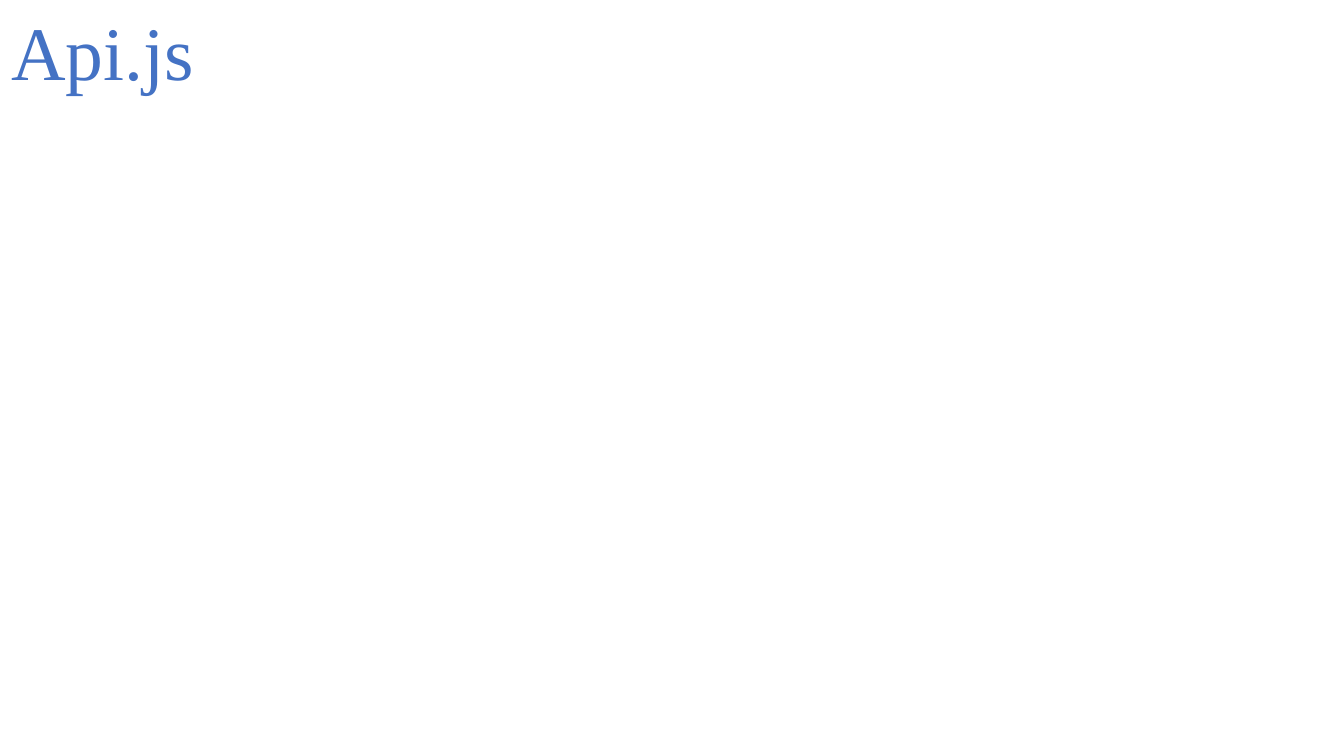
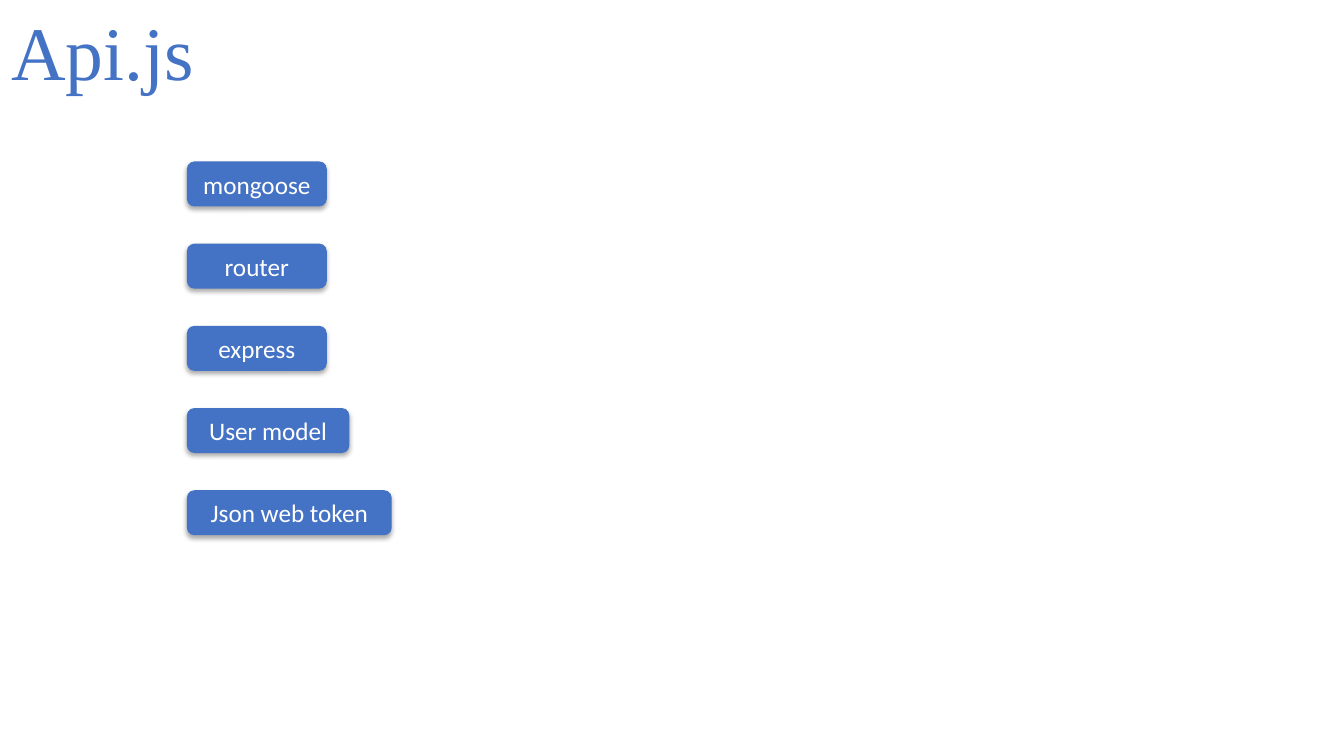
Before and after one commit to fxanhkhoa/School_Management_System, a slide deck: slide 3 of Documents/design/Nodejs-Restful-API/restful-api-design.pptx. Drawn at 1344x756 pixels with LibreOffice and Linux fonts; fonts in the diff are those of the drawing. Boxes give left, top, right and bottom in pixels: in the first picture for what was removed or moved away, otherwise in the second. Text is boxed around its words. In the diff, an @@ line names an element or a change of style, - is before the commit and + after.

Commit message:
finish authentication
- add verify token
- add token interceptor
- add logout

```diff
--- a/Documents/design/Nodejs-Restful-API/restful-api-design.pptx
+++ b/Documents/design/Nodejs-Restful-API/restful-api-design.pptx
@@ rounded rectangle added at (x1=187, y1=161, x2=327, y2=207), fill #4472C4, 18 pt, text #FFFFFF @@
+mongoose
@@ rounded rectangle added at (x1=187, y1=244, x2=327, y2=289), fill #4472C4, 18 pt, text #FFFFFF @@
+router
@@ rounded rectangle added at (x1=187, y1=326, x2=327, y2=371), fill #4472C4, 18 pt, text #FFFFFF @@
+express
@@ rounded rectangle added at (x1=187, y1=408, x2=349, y2=454), fill #4472C4, 18 pt, text #FFFFFF @@
+User model
@@ rounded rectangle added at (x1=187, y1=490, x2=391, y2=535), fill #4472C4, 18 pt, text #FFFFFF @@
+Json web token
```
Also in this commit, not shown: 2 slides added, 13 other files.
